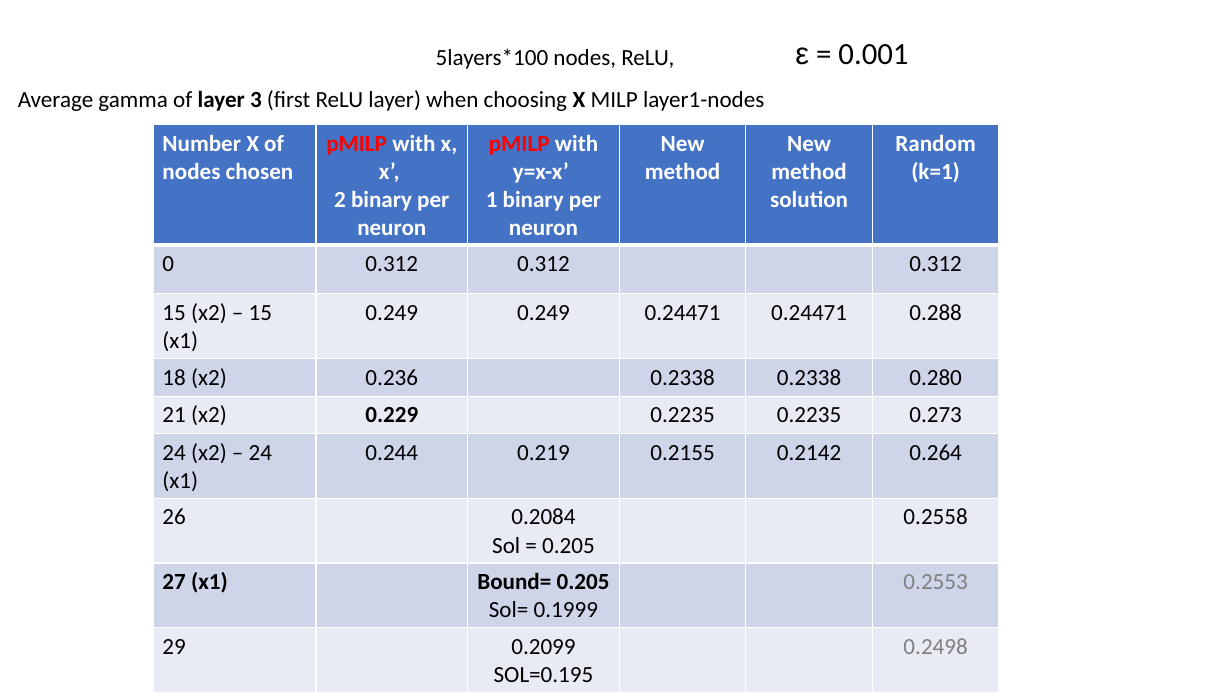
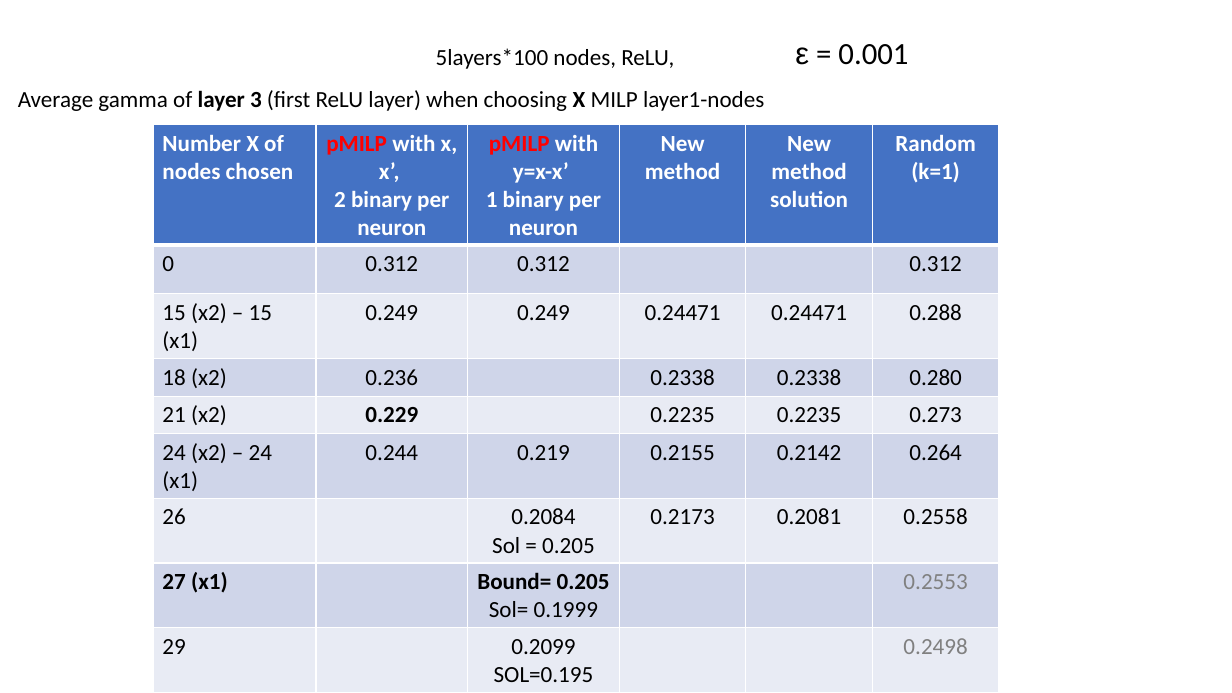
Before and after one commit to blaisegenest/vericompensate, a slide deck: slide 19 of lipschitz/Liptscitz.pptx. Drawn at 1232x693 pixels with LibreOffice and Linux fonts; fonts in the diff are those of the drawing. Boxes give left, top, right and bottom in pixels: in the first picture for what was removed or moved away, otherwise in the second. Text is boxed around its words. In the diff, an @@ line names an element or a change of style, - is before the commit and + after.

Commit message:
update PPT data

```diff
--- a/lipschitz/Liptscitz.pptx
+++ b/lipschitz/Liptscitz.pptx
@@ table at box(153, 125, 999, 693) @@
-row 7, column 4: 
+row 7, column 4: 0.2173
-row 7, column 5: 
+row 7, column 5: 0.2081
```
